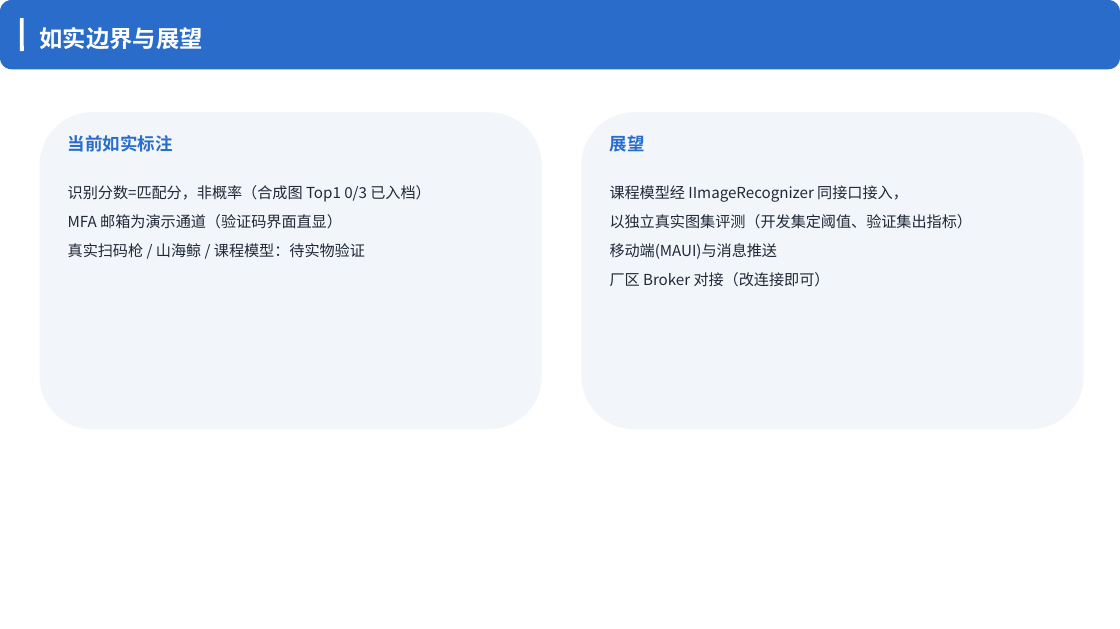
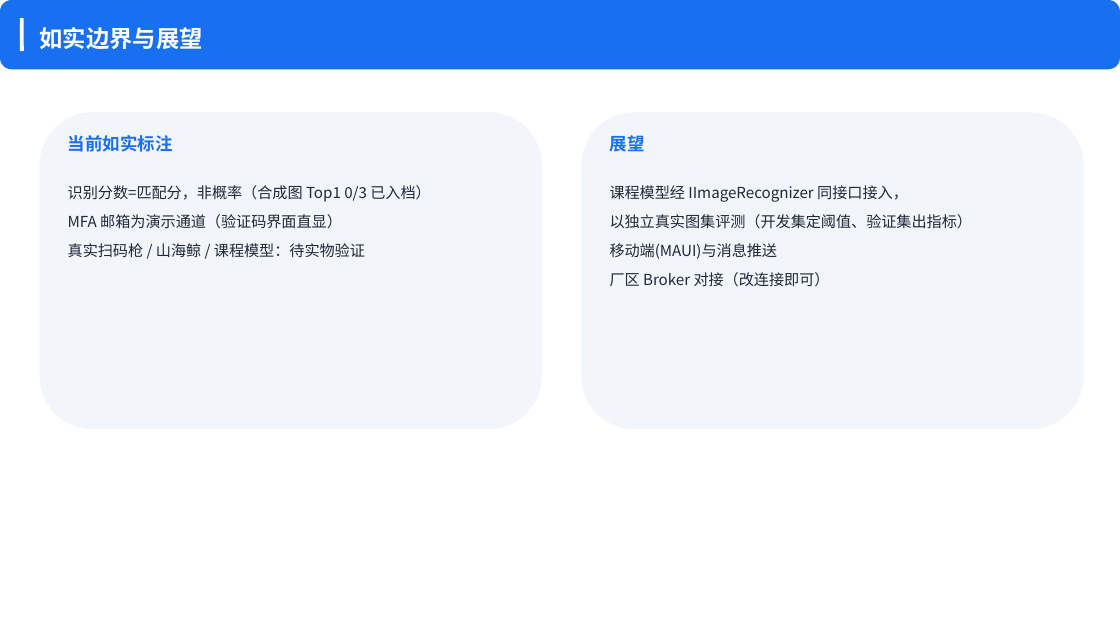
Before and after one commit to yq6666-66/IndustrialRepair, a slide deck: slide 9 of docs/答辩_工业维修智能化零件分配平台.pptx. Drawn at 1120x629 pixels with LibreOffice and Linux fonts; fonts in the diff are those of the drawing. Boxes give left, top, right and bottom in pixels: in the first picture for what was removed or moved away, otherwise in the second. Text is boxed around its words. In the diff, an @@ line names an element or a change of style, - is before the commit and + after.

```diff
--- a/docs/答辩_工业维修智能化零件分配平台.pptx
+++ b/docs/答辩_工业维修智能化零件分配平台.pptx
@@ rounded rectangle at (x1=0, y1=0, x2=1120, y2=70): fill #2A6CCA to #1870F0 @@
@@ text "当前如实标注" at (x1=68, y1=135, x2=173, y2=152): text colour #2A6CCA to #1870F0 @@
@@ text "展望" at (x1=610, y1=132, x2=645, y2=155): text colour #2A6CCA to #1870F0 @@
```
Also in this commit, not shown: 8 other slides changed, 10 other files.
